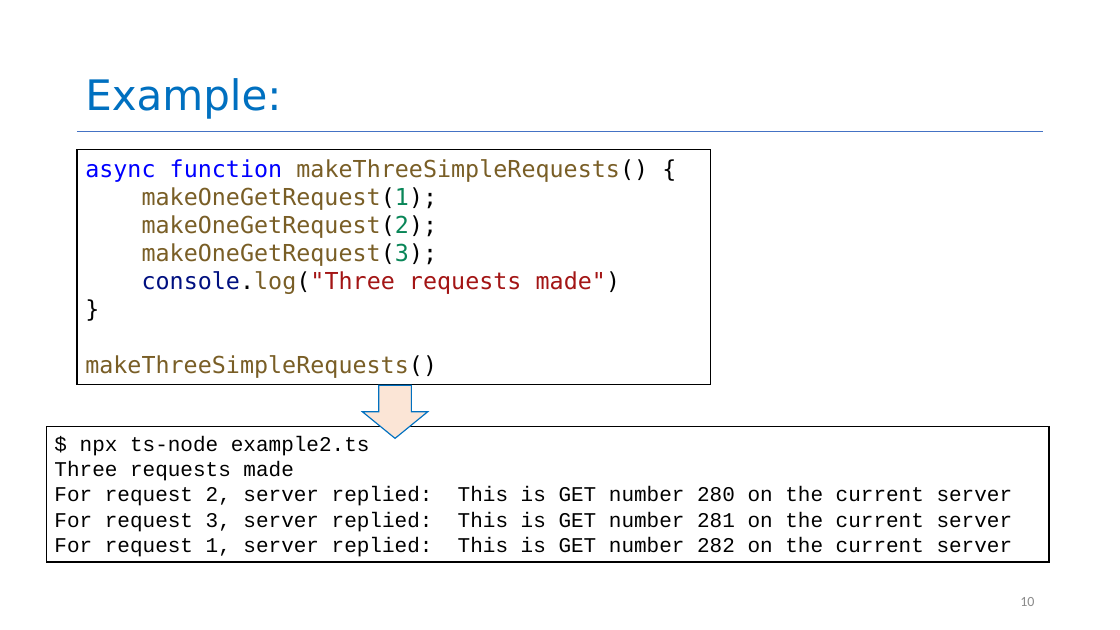
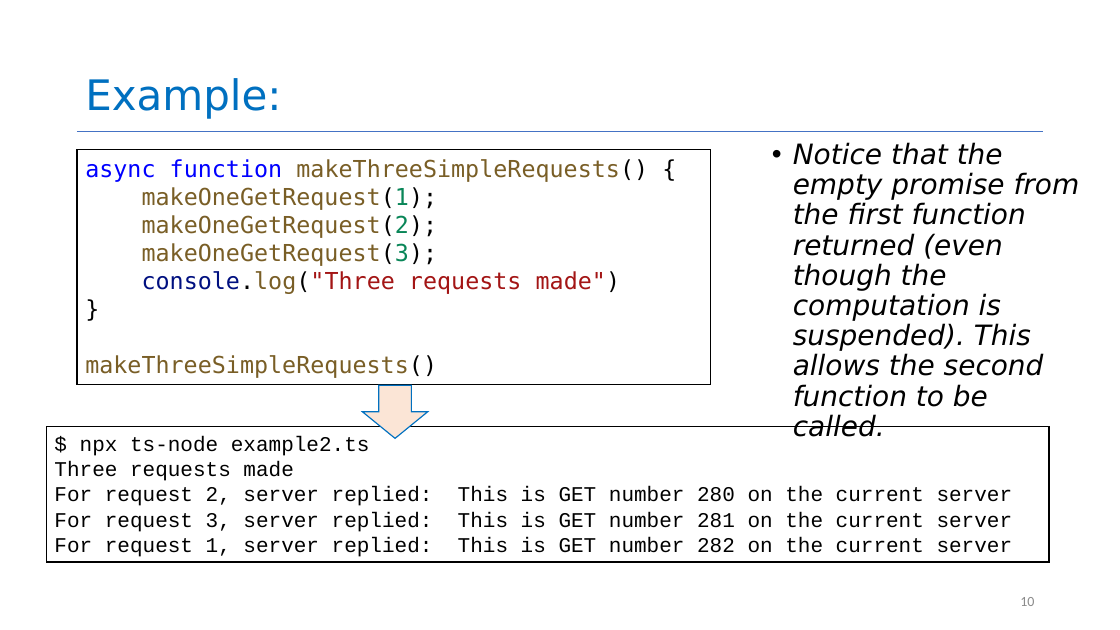
Before and after one commit to neu-se/CS4530-Fall-2023, a slide deck: slide 10 of Slides/Module 05 Concurrency Patterns in Typescript.pptx. Drawn at 1120x630 pixels with LibreOffice and Linux fonts; fonts in the diff are those of the drawing. Boxes give left, top, right and bottom in pixels: in the first picture for what was removed or moved away, otherwise in the second. Text is boxed around its words. In the diff, an @@ line names an element or a change of style, - is before the commit and + after.

```diff
--- a/Slides/Module 05 Concurrency Patterns in Typescript.pptx
+++ b/Slides/Module 05 Concurrency Patterns in Typescript.pptx
@@ text added at box(793, 142, 1080, 437), 24 pt, text #000000, italic @@
+• Notice that the empty promise from the first function returned (even though the computation is suspended). This allows the second function to be called.
```
Also in this commit, not shown: 3 other slides changed, 1 other file.
